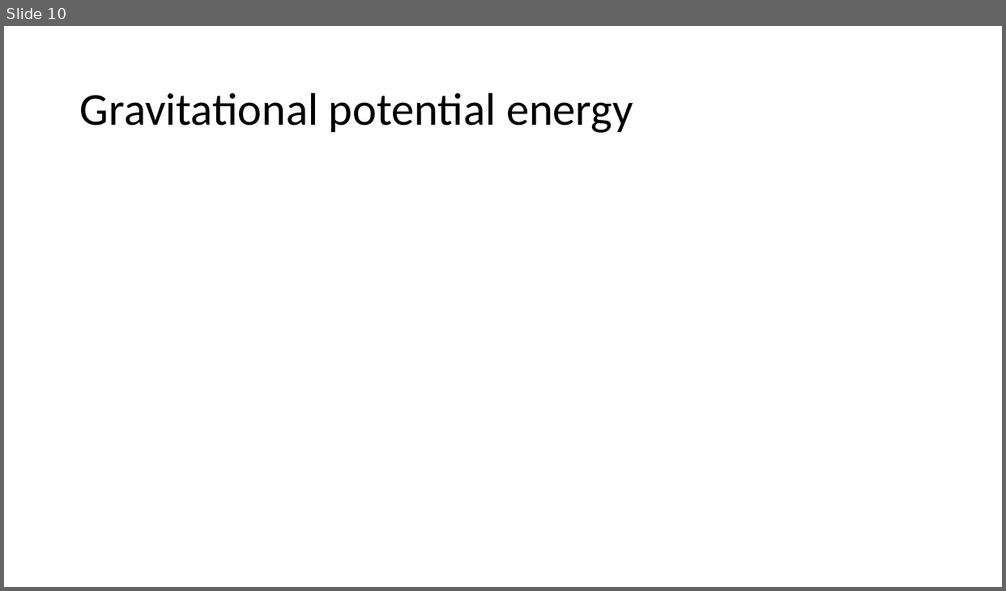
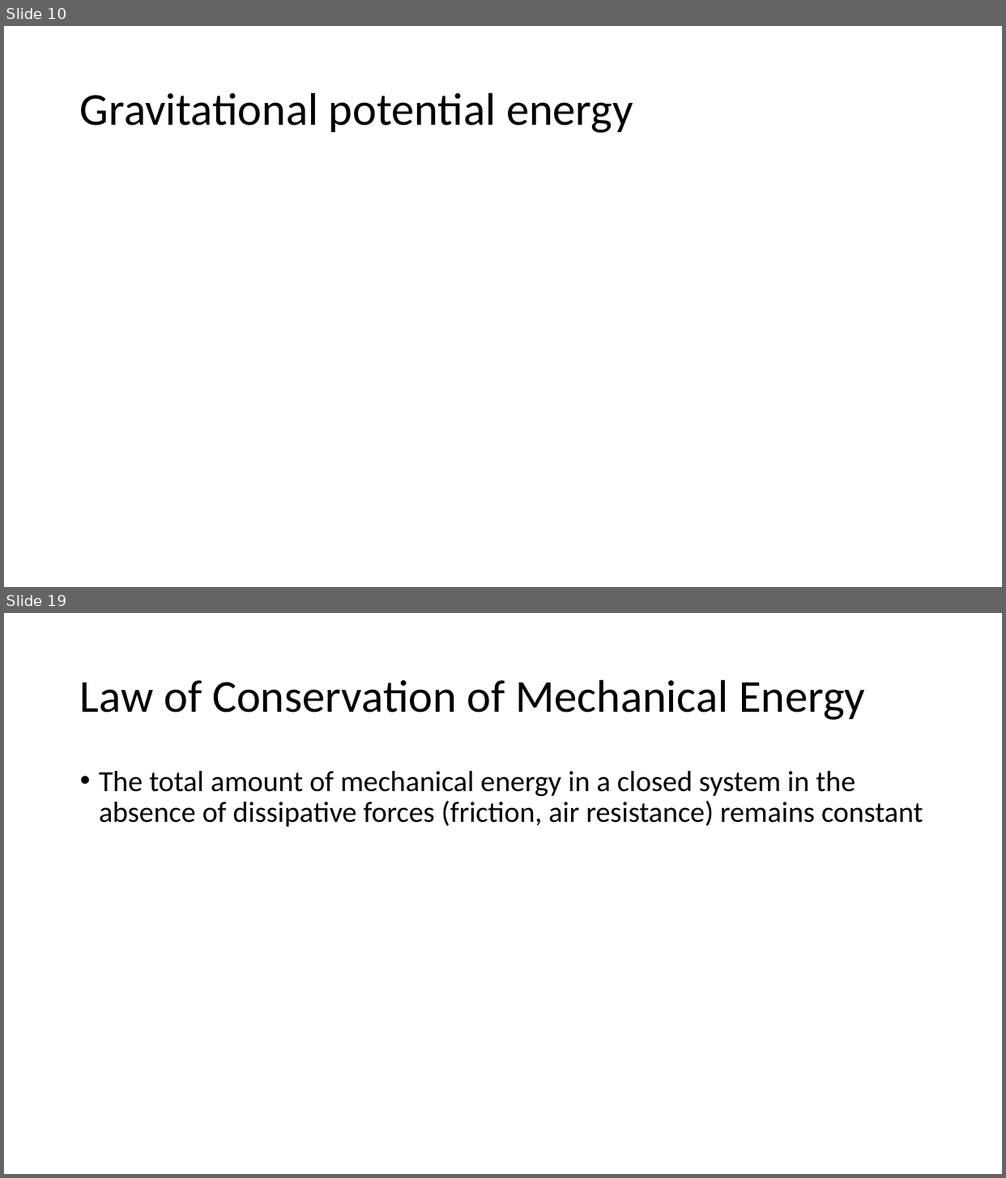
Before and after one commit to acsabai/acsabai.github.io, a slide deck: classes/Physics9ab/downloads/energy.pptx. Shown one above the other, each under a label of ours: slide 10 before the commit, slides 10 and 19 after it; the slides between them are not shown. The pictures are 1006x591 and 1006x1178 pixels, drawn with LibreOffice and Linux fonts; fonts in the diff are those of the drawing; grey boxes stand for pictures. Boxes give left, top, right and bottom in pixels: in the first picture for what was removed or moved away, otherwise in the second. Text is boxed around its words. In the diff, an @@ line names an element or a change of style, - is before the commit and + after.

```diff
--- a/classes/Physics9ab/downloads/energy.pptx
+++ b/classes/Physics9ab/downloads/energy.pptx
@@ slide 19 added at (4, 613, 1002, 1174), background #FFFFFF @@
@@ title added at (80, 679, 865, 720), 44 pt, text #000000 @@
+Law of Conservation of Mechanical Energy
@@ text added at (99, 771, 923, 827), 28 pt, text #000000 @@
+• The total amount of mechanical energy in a closed system in the absence of dissipative forces (friction, air resistance) remains constant
```
Also in this commit, not shown: 8 other slides added.
